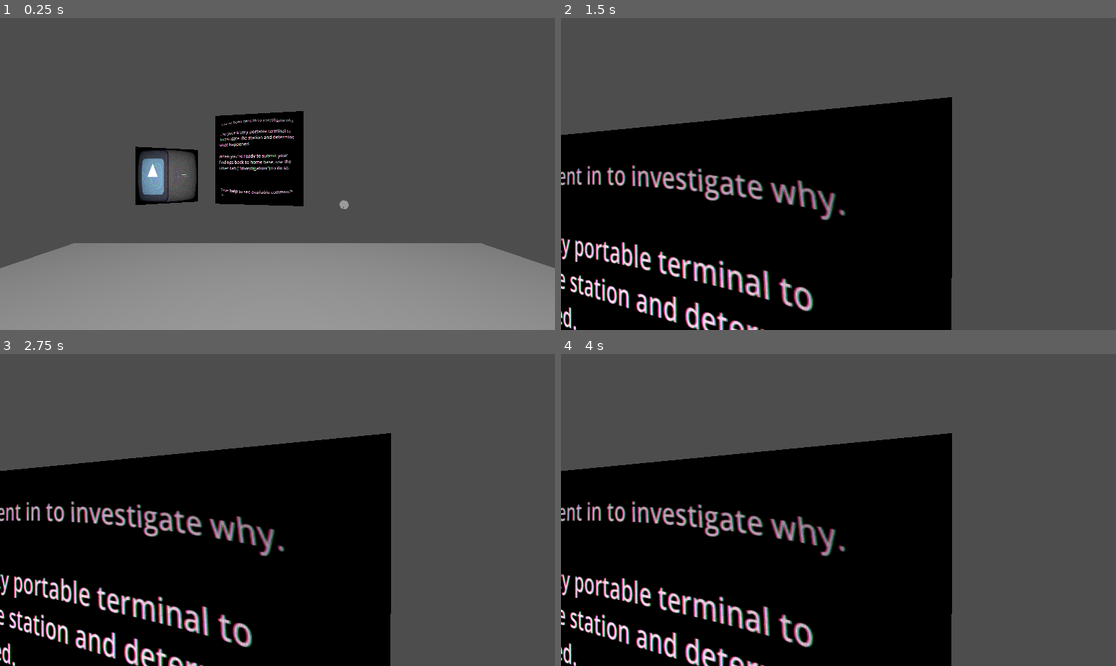
Above: before the commit, frames 1-4 (two rows, left to right).
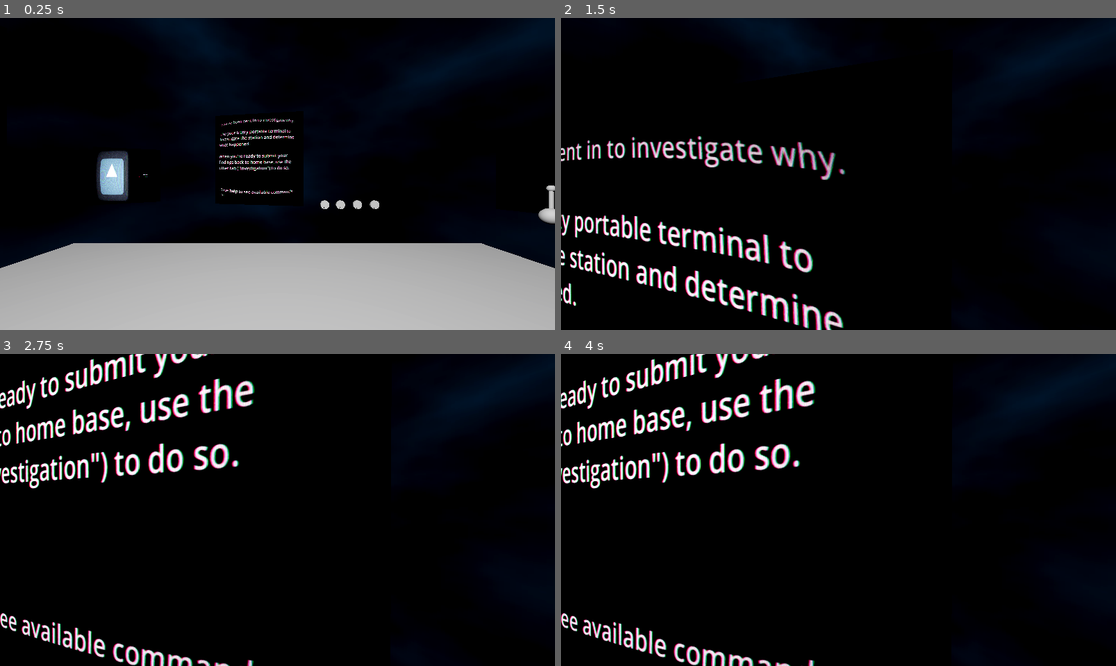
Above: after the commit, the same moments.

Repository: Samiser/spooky-signals
Game: Godot game, scene res://locations/test_area/test_area.tscn
Same seed, same stepped clock (60 frames per second), same inputs: the game is played once before the commit and once after it. This scene is started directly instead of the project's main scene. The engine's default icon, where the game draws it, is replaced by a stand-in: a white triangle on a blue panel in a dark square.
Inputs (mouse positions are in pixels of both pictures, inside the frame that each line leads up to):
- Up to frame 1 (0.25 s): no input
- Up to frame 2 (1.5 s): tap Enter at 0.5 s; move the mouse to (866, 174) at 0.52 s; press the mouse at (866, 174) at 0.53 s; hold W (move_forward) from 0.53 s (still down); tap Space (jump) at 0.77 s; move the mouse to (810, 174) at 1.27 s; release the mouse at (810, 174) at 1.28 s; click (810, 174) at 1.35 s
- Up to frame 3 (2.75 s): keep holding W (move_forward); tap Space (jump) at 1.52 s; move the mouse to (288, 503) at 2.02 s; press the mouse at (288, 503) at 2.03 s
- Up to frame 4 (4 s): keep holding W (move_forward); move the mouse to (832, 516) at 2.77 s; release the mouse at (832, 516) at 2.78 s; click (832, 516) at 2.85 s; tap Space (jump) at 3.02, 3.77 s; move the mouse to (877, 513) at 3.52 s; press the mouse at (877, 513) at 3.53 s

The runs differ from the first frame. In frame 1, 95% of the frame differs, in the area x 0-100%, y 0-100%; in frame 2, 62%; in frame 3, 59%; in frame 4, 59%.

Commit message:
added a joystick and a controllable signal hunting camera, displayed on a screen

Diff:
--- /dev/null
+++ b/entities/joystick/joystick.gd
@@ -0,0 +1,100 @@
+extends AnimatableBody3D
+signal value_changed(value: Vector2)
+
+var _active := false
+var _player: Player
+var _center_tween: Tween
+
+@export var value := Vector2.ZERO:
+	set(v):
+		value = v.clamp(Vector2(-1, -1), Vector2(1, 1))
+		_update_rotation_from_value()
+		emit_signal("value_changed", value)
+
+@export var drag_sensitivity := Vector2(0.01, 0.01)
+@export var step := 0.0
+@export var deadzone := 0.02
+
+@export var max_tilt_x_deg := 25.0
+@export var max_tilt_z_deg := 25.0
+@export var invert_x := false
+@export var invert_y := false
+
+@export var return_duration := 0.35
+
+@export var screen: Screen
+@export var control_target: Node
+
+func _ready() -> void:
+	_update_rotation_from_value()
+
+func interact(player: Player) -> void:
+	_kill_center_tween()
+	_player = player
+	_player.interacting = true
+	if screen:
+		# this breaks the camera
+		# _player.camera.look_at(screen.global_position)
+		pass
+	_active = true
+
+func stop_interact() -> void:
+	_active = false
+	if _player:
+		_player.interacting = false
+		_player = null
+	_start_center_tween()
+
+func _input(event: InputEvent) -> void:
+	if !_active: return
+
+	if event.is_action_released("click"):
+		stop_interact()
+
+	elif event is InputEventMouseMotion:
+		_kill_center_tween()
+		_handle_motion(event)
+		get_viewport().set_input_as_handled()
+
+	elif event is InputEventKey or event is InputEventShortcut:
+		get_viewport().set_input_as_handled()
+
+func _process(_delta: float) -> void:
+	if !_active: return
+
+	if control_target.has_method("control"):
+		control_target.control(value)
+
+func _handle_motion(event: InputEventMouseMotion) -> void:
+	var delta_v := Vector2(event.relative.x, -event.relative.y) * drag_sensitivity
+	if delta_v.length_squared() == 0.0: return
+
+	var new_val := value + delta_v
+	if new_val.length() < deadzone: new_val = Vector2.ZERO
+	new_val = new_val.clamp(Vector2(-1, -1), Vector2(1, 1))
+	if step > 0.0:
+		new_val = Vector2(round(new_val.x / step) * step, round(new_val.y / step) * step)
+	value = new_val
+
+func _update_rotation_from_value() -> void:
+	var vx := (-value.x) if invert_x else value.x
+	var vy := (-value.y) if invert_y else value.y
+	var r := rotation_degrees
+	r.x = vy * max_tilt_x_deg
+	r.z = vx * max_tilt_z_deg
+	rotation_degrees = r
+
+# --- tweened spring-back ---
+func _start_center_tween() -> void:
+	if value == Vector2.ZERO: return
+	_kill_center_tween()
+	var t := create_tween()
+	t.set_ease(Tween.EASE_OUT)
+	t.set_trans(Tween.TRANS_ELASTIC)
+	t.tween_property(self, "value", Vector2.ZERO, return_duration)
+	_center_tween = t
+
+func _kill_center_tween() -> void:
+	if _center_tween:
+		_center_tween.kill()
+		_center_tween = null
--- /dev/null
+++ b/entities/joystick/joystick.tscn
@@ -0,0 +1,39 @@
+[gd_scene load_steps=6 format=3 uid="uid://but8hh6p6o5w4"]
+
+[ext_resource type="Script" uid="uid://bu325wklcw3pu" path="res://entities/joystick/joystick.gd" id="1_xrylo"]
+
+[sub_resource type="SphereMesh" id="SphereMesh_knfnp"]
+radius = 0.1
+height = 0.2
+
+[sub_resource type="CylinderMesh" id="CylinderMesh_xrylo"]
+top_radius = 0.02
+bottom_radius = 0.02
+height = 0.3
+
+[sub_resource type="SphereMesh" id="SphereMesh_usjbv"]
+radius = 0.04
+height = 0.08
+
+[sub_resource type="CapsuleShape3D" id="CapsuleShape3D_knfnp"]
+radius = 0.080566406
+height = 0.47320557
+
+[node name="Joystick" type="AnimatableBody3D"]
+sync_to_physics = false
+script = ExtResource("1_xrylo")
+
+[node name="MeshInstance3D" type="MeshInstance3D" parent="."]
+mesh = SubResource("SphereMesh_knfnp")
+
+[node name="MeshInstance3D2" type="MeshInstance3D" parent="."]
+transform = Transform3D(1, 0, 0, 0, 1, 0, 0, 0, 1, 0, 0.19797832, 0)
+mesh = SubResource("CylinderMesh_xrylo")
+
+[node name="MeshInstance3D3" type="MeshInstance3D" parent="."]
+transform = Transform3D(1, 0, 0, 0, 1, 0, 0, 0, 1, 0, 0.34531924, 0)
+mesh = SubResource("SphereMesh_usjbv")
+
+[node name="CollisionShape3D" type="CollisionShape3D" parent="."]
+transform = Transform3D(1, 0, 0, 0, 1, 0, 0, 0, 1, 0, 0.14822388, 0)
+shape = SubResource("CapsuleShape3D_knfnp")
--- a/entities/player/player.gd
+++ b/entities/player/player.gd
@@ -11,21 +11,26 @@
 var interacting: bool = false
 var current_interactable: Node3D
 
+@onready var camera: Camera3D = $Camera3D
+
 func _ready():
 	Input.mouse_mode = Input.MOUSE_MODE_CAPTURED
 
 func _physics_process(delta):
+	velocity.y += -gravity * delta
 	if !interacting:
-		velocity.y += -gravity * delta
 		var input = Input.get_vector("move_left", "move_right", "move_forward", "move_back")
 		var movement_dir = transform.basis * Vector3(input.x, 0, input.y)
 		velocity.x = movement_dir.x * speed
 		velocity.z = movement_dir.z * speed
 
-		move_and_slide()
-
 		if is_on_floor() and Input.is_action_just_pressed("jump"):
 			velocity.y = jump_speed
+	else:
+		velocity.x = 0
+		velocity.z = 0
+
+	move_and_slide()
 
 func _unhandled_input(event: InputEvent) -> void:
 	if event is InputEventMouseMotion and Input.mouse_mode == Input.MOUSE_MODE_CAPTURED:
--- a/entities/screen/screen.gd
+++ b/entities/screen/screen.gd
@@ -1,11 +1,17 @@
 @tool
 extends StaticBody3D
+class_name Screen
 
 @export var current_screen_scene: PackedScene:
 	set(value):
 		current_screen_scene = value
 		if Engine.is_editor_hint():
 			_replace_screen()
+
+@export var viewport_override: SubViewport:
+	set(value):
+		viewport_override = value
+		call_deferred("_replace_screen")
 
 @onready var _viewport: SubViewport = $SubViewport
 @onready var _filter: ColorRect = $SubViewport/ColorRect
@@ -15,14 +21,13 @@
 var _player: Player
 
 func _ready() -> void:
-	if current_screen_scene:
-		_replace_screen()
+	_replace_screen()
 
 func _replace_screen() -> void:
-	if !current_screen_scene:
+	if !_viewport:
 		return
 
-	if !_viewport:
+	if !viewport_override and !current_screen_scene:
 		return
 
 	for c in _viewport.get_children():
@@ -31,9 +36,15 @@
 		else:
 			c.queue_free()
 
-	var screen := current_screen_scene.instantiate()
-	current_screen = screen
-	_viewport.add_child(screen)
+	if viewport_override:
+		var screen := TextureRect.new()
+		screen.set_anchors_preset(Control.PRESET_FULL_RECT)
+		screen.texture = viewport_override.get_texture()
+		_viewport.add_child(screen)
+	elif current_screen_scene:
+		var screen := current_screen_scene.instantiate()
+		current_screen = screen
+		_viewport.add_child(screen)
 
 func interact(player: Player) -> void:
 	if current_screen is Terminal:
--- a/entities/screen/screen.tscn
+++ b/entities/screen/screen.tscn
@@ -42,6 +42,7 @@
 texture = SubResource("ViewportTexture_pik1a")
 
 [node name="SubViewport" type="SubViewport" parent="."]
+transparent_bg = true
 size = Vector2i(1024, 1024)
 
 [node name="ScreenTest" parent="SubViewport" instance=ExtResource("1_nvrnx")]
--- /dev/null
+++ b/entities/signal_camera/signal_camera.gd
@@ -0,0 +1,42 @@
+extends Node3D
+
+@onready var camera: Camera3D = $Camera3D
+
+@export var max_yaw_deg: float = 35.0
+@export var max_pitch_deg: float = 20.0
+
+@export var slew_rate_deg_per_sec: float = 240.0
+@export var deadzone: float = 0.05
+@export var invert_x: bool = false
+@export var invert_y: bool = false
+
+var _base_rot: Vector3
+var _target_yaw: float = 0.0
+var _target_pitch: float = 0.0
+var _yaw: float = 0.0
+var _pitch: float = 0.0
+
+func _ready() -> void:
+	_base_rot = rotation_degrees
+
+# this just maps the joystick input to camera rotation, but we could make it go towards the input direction instead maybe
+func control(input: Vector2) -> void:
+	var ix := (-input.x) if invert_x else input.x
+	var iy := (-input.y) if invert_y else input.y
+
+	if absf(ix) < deadzone: ix = 0.0
+	if absf(iy) < deadzone: iy = 0.0
+
+	_target_yaw   = clampf(ix, -1.0, 1.0) * max_yaw_deg
+	_target_pitch = clampf(iy, -1.0, 1.0) * max_pitch_deg
+
+func _process(delta: float) -> void:
+	var step := slew_rate_deg_per_sec * delta
+	_yaw   = move_toward(_yaw, _target_yaw, step)
+	_pitch = move_toward(_pitch, _target_pitch, step)
+
+	rotation_degrees = Vector3(
+		_base_rot.x + _pitch,
+		_base_rot.y + _yaw,
+		_base_rot.z
+	)
--- /dev/null
+++ b/entities/signal_camera/signal_camera.tscn
@@ -0,0 +1,27 @@
+[gd_scene load_steps=4 format=3 uid="uid://dfm5ubt1vvrrm"]
+
+[ext_resource type="Texture2D" uid="uid://c5w7axry8fi81" path="res://icon.svg" id="1_n07x0"]
+[ext_resource type="Script" uid="uid://2v5cmq3i54o1" path="res://entities/signal_camera/signal_camera.gd" id="1_toexc"]
+
+[sub_resource type="CameraAttributesPractical" id="CameraAttributesPractical_mw8hc"]
+exposure_multiplier = 2.697
+
+[node name="SignalCamera" type="Node3D"]
+script = ExtResource("1_toexc")
+
+[node name="Camera3D" type="Camera3D" parent="."]
+attributes = SubResource("CameraAttributesPractical_mw8hc")
+
+[node name="TextureRect" type="TextureRect" parent="."]
+anchors_preset = 8
+anchor_left = 0.5
+anchor_top = 0.5
+anchor_right = 0.5
+anchor_bottom = 0.5
+offset_left = -64.0
+offset_top = -64.0
+offset_right = 64.0
+offset_bottom = 64.0
+grow_horizontal = 2
+grow_vertical = 2
+texture = ExtResource("1_n07x0")
--- a/locations/test_area/test_area.tscn
+++ b/locations/test_area/test_area.tscn
@@ -1,15 +1,44 @@
-[gd_scene load_steps=7 format=3 uid="uid://dnk6muhxi6jnc"]
+[gd_scene load_steps=15 format=3 uid="uid://dnk6muhxi6jnc"]
 
 [ext_resource type="PackedScene" uid="uid://vfatuya14sn3" path="res://entities/player/player.tscn" id="1_3ewf1"]
 [ext_resource type="PackedScene" uid="uid://ct5ty1nydcveo" path="res://entities/screen/screen.tscn" id="2_g35bj"]
 [ext_resource type="PackedScene" uid="uid://dp54nqbw0enmy" path="res://ui/screens/terminal/terminal.tscn" id="3_7y0ld"]
 [ext_resource type="PackedScene" uid="uid://6j77mwnbq2hp" path="res://entities/dial/dial.tscn" id="4_mw8hc"]
+[ext_resource type="PackedScene" uid="uid://dfm5ubt1vvrrm" path="res://entities/signal_camera/signal_camera.tscn" id="5_onvax"]
+[ext_resource type="PackedScene" uid="uid://but8hh6p6o5w4" path="res://entities/joystick/joystick.tscn" id="6_onvax"]
 
 [sub_resource type="BoxMesh" id="BoxMesh_g35bj"]
 size = Vector3(10, 1, 10)
 
 [sub_resource type="BoxShape3D" id="BoxShape3D_7y0ld"]
 size = Vector3(10, 1, 10)
+
+[sub_resource type="Gradient" id="Gradient_onvax"]
+colors = PackedColorArray(0, 0, 0, 1, 0.007195848, 0.22476539, 0.31965184, 1)
+
+[sub_resource type="FastNoiseLite" id="FastNoiseLite_rxbqj"]
+noise_type = 2
+frequency = 0.0092
+
+[sub_resource type="NoiseTexture2D" id="NoiseTexture2D_50bm6"]
+noise = SubResource("FastNoiseLite_rxbqj")
+color_ramp = SubResource("Gradient_onvax")
+seamless = true
+
+[sub_resource type="PanoramaSkyMaterial" id="PanoramaSkyMaterial_52td6"]
+panorama = SubResource("NoiseTexture2D_50bm6")
+
+[sub_resource type="Sky" id="Sky_woyvu"]
+sky_material = SubResource("PanoramaSkyMaterial_52td6")
+
+[sub_resource type="Environment" id="Environment_3o6hu"]
+background_mode = 2
+sky = SubResource("Sky_woyvu")
+tonemap_mode = 3
+glow_enabled = true
+glow_intensity = 1.0
+glow_blend_mode = 0
+fog_light_color = Color(0, 0, 0, 1)
 
 [node name="TestArea" type="Node3D"]
 
@@ -24,17 +53,54 @@
 
 [node name="Player" parent="." instance=ExtResource("1_3ewf1")]
 
-[node name="Screen" parent="." instance=ExtResource("2_g35bj")]
+[node name="TerminalScreen" parent="." instance=ExtResource("2_g35bj")]
 transform = Transform3D(0.9837944, 0, -0.17930017, 0, 1, 0, 0.17930017, 0, 0.9837944, -0.44365543, 2.030398, -4.5553346)
 current_screen_scene = ExtResource("3_7y0ld")
 
-[node name="Screen2" parent="." instance=ExtResource("2_g35bj")]
-transform = Transform3D(0.5353152, 0, 0.27099377, 0, 0.59999996, 0, -0.27099377, 0, 0.5353152, -2.4402127, 1.6587055, -4.5553346)
+[node name="TestScreen" parent="." instance=ExtResource("2_g35bj")]
+transform = Transform3D(0.5353152, 0, 0.27099377, 0, 0.59999996, 0, -0.27099377, 0, 0.5353152, -3.32793, 1.6587055, -4.5553346)
+
+[node name="CameraScreen" parent="." node_paths=PackedStringArray("viewport_override") instance=ExtResource("2_g35bj")]
+transform = Transform3D(0.6273954, 0, 1.3624885, 0, 1.5, 0, -1.3624885, 0, 0.6273954, -5.2330604, 2.6377952, -2.0560055)
+viewport_override = NodePath("../SecurityCamViewport")
+
+[node name="SignalCameraScreen" parent="." node_paths=PackedStringArray("viewport_override") instance=ExtResource("2_g35bj")]
+transform = Transform3D(0.27065733, 0, -0.53548545, 0, 0.6, 0, 0.53548545, 0, 0.27065733, 3.832747, 1.7454166, -2.760455)
+viewport_override = NodePath("../SignalCamViewport")
 
 [node name="Dial" parent="." instance=ExtResource("4_mw8hc")]
-transform = Transform3D(1, 0, 0, 0, 1, 0, 0, 0, 1, 1.5133401, 0.99832726, -4.633592)
+transform = Transform3D(1, 0, 0, 0, 1, 0, 0, 0, 1, 1.076445, 0.99832726, -4.633592)
+
+[node name="Dial2" parent="." instance=ExtResource("4_mw8hc")]
+transform = Transform3D(1, 0, 0, 0, 1, 0, 0, 0, 1, 1.4350117, 0.99832726, -4.633592)
+
+[node name="Dial3" parent="." instance=ExtResource("4_mw8hc")]
+transform = Transform3D(1, 0, 0, 0, 1, 0, 0, 0, 1, 1.8213813, 0.99832726, -4.633592)
+
+[node name="Dial4" parent="." instance=ExtResource("4_mw8hc")]
+transform = Transform3D(1, 0, 0, 0, 1, 0, 0, 0, 1, 2.2158155, 0.99832726, -4.633592)
 
 [node name="OmniLight3D" type="OmniLight3D" parent="."]
 transform = Transform3D(1, 0, 0, 0, 1, 0, 0, 0, 1, 0, 3.7588897, 0)
 omni_range = 27.828
 omni_attenuation = -0.165
+
+[node name="WorldEnvironment" type="WorldEnvironment" parent="."]
+environment = SubResource("Environment_3o6hu")
+
+[node name="SignalCamera" type="Camera3D" parent="."]
+
+[node name="SecurityCamViewport" type="SubViewport" parent="."]
+
+[node name="Camera3D" type="Camera3D" parent="SecurityCamViewport"]
+transform = Transform3D(0.902149, -0.13278748, 0.41048098, 0, 0.9514548, 0.3077884, -0.43142456, -0.277671, 0.85835403, 2.2602513, 2.9474454, 3.565298)
+
+[node name="SignalCamViewport" type="SubViewport" parent="."]
+
+[node name="SignalCamera" parent="SignalCamViewport" instance=ExtResource("5_onvax")]
+transform = Transform3D(1, 0, 0, 0, 1, 0, 0, 0, 1, 0, 0, -6.396699)
+
+[node name="Joystick" parent="." node_paths=PackedStringArray("screen", "control_target") instance=ExtResource("6_onvax")]
+transform = Transform3D(-0.4843975, 0, 0.8748482, 0, 1, 0, -0.8748482, 0, -0.4843975, 3.3857687, 1.1762142, -2.5122895)
+screen = NodePath("../SignalCameraScreen")
+control_target = NodePath("../SignalCamViewport/SignalCamera")
Not shown, added: entities/joystick/joystick.gd.uid
Not shown, added: entities/signal_camera/signal_camera.gd.uid
